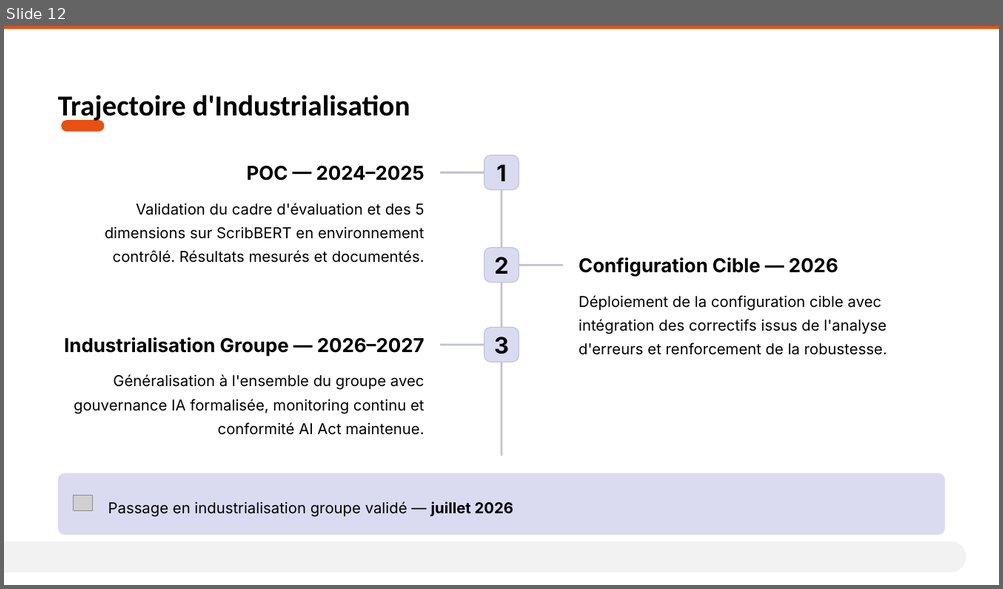
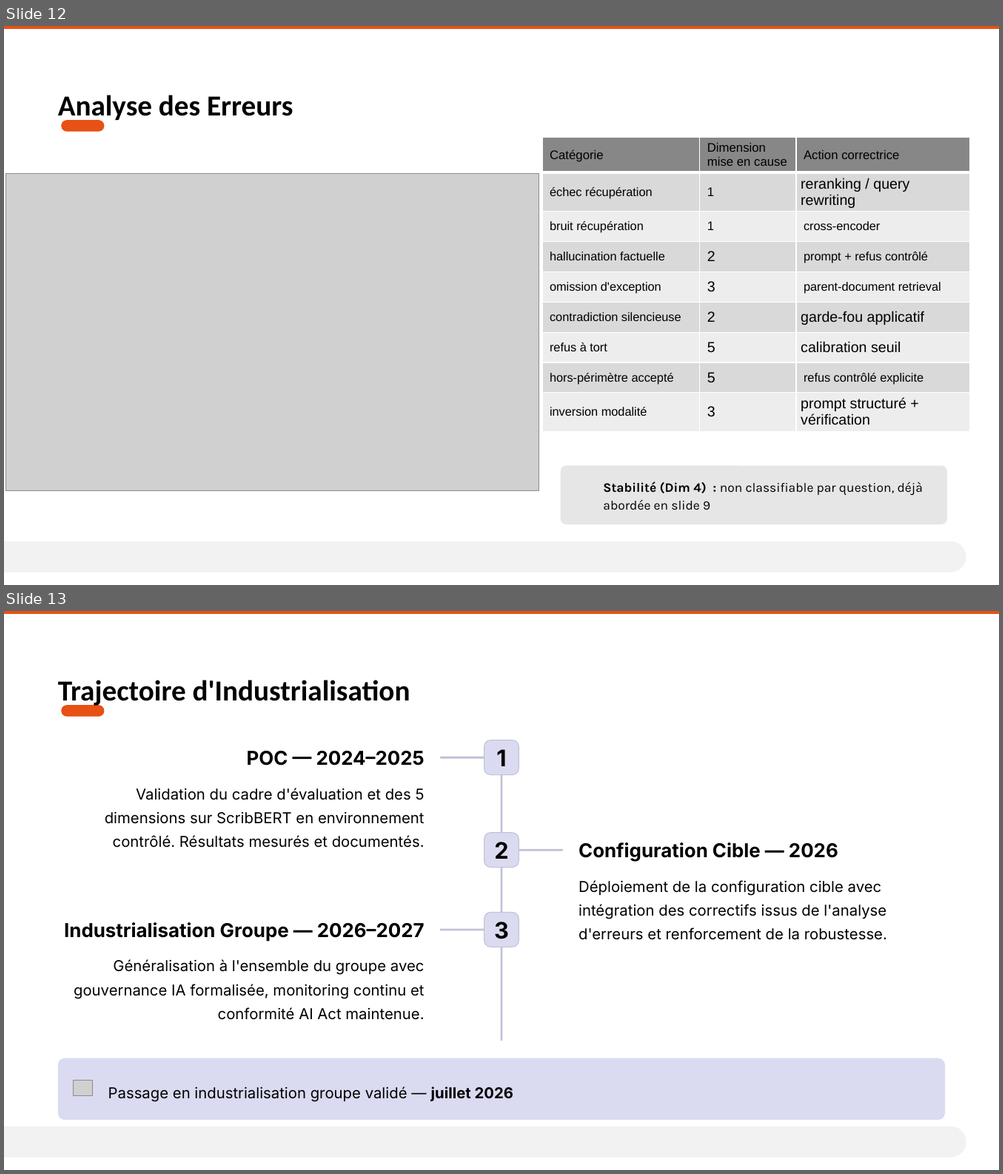
Before and after one commit to AurelienLELEU/memoire, a slide deck: Évaluer la cohérence et la fiabilité d'un système RAG en contexte industriel critique.pptx. Shown one above the other, each under a label of ours: slide 12 before the commit, slides 12 and 13 after it. The pictures are 1003x589 and 1003x1174 pixels, drawn with LibreOffice and Linux fonts; fonts in the diff are those of the drawing; grey boxes stand for pictures; background and template pictures are left out. Boxes give left, top, right and bottom in pixels: in the first picture for what was removed or moved away, otherwise in the second. Text is boxed around its words. In the diff, an @@ line names an element or a change of style, - is before the commit and + after.

```diff
--- a/Évaluer la cohérence et la fiabilité d'un système RAG en contexte industriel critique.pptx
+++ b/Évaluer la cohérence et la fiabilité d'un système RAG en contexte industriel critique.pptx
@@ slide 12 added at (4, 26, 999, 585), background #FFFFFF; not listed: 3 template elements that a slide beside it also shows @@
@@ text added at (58, 95, 293, 123), 28 pt, text #000000, bold @@
+Analyse des Erreurs
@@ table added at (542, 137, 970, 429), 9 rows, 3 columns @@
+Catégorie | Dimension mise en cause | Action correctrice
+échec récupération | 1 | reranking / query rewriting
+bruit récupération | 1 | cross-encoder
+hallucination factuelle | 2 | prompt + refus contrôlé
+omission d'exception | 3 | parent-document retrieval
+contradiction silencieuse | 2 | garde-fou applicatif
+refus à tort | 5 | calibration seuil
+hors-périmètre accepté | 5 | refus contrôlé explicite
+inversion modalité | 3 | prompt structuré + vérification
@@ picture added at (5, 174, 539, 491) @@
@@ rounded rectangle added at (560, 466, 947, 526), fill #E6E6E6 @@
@@ text added at (603, 482, 922, 511), 12.5 pt, text #000000 @@
+Stabilité (Dim 4) : non classifiable par question, déjà abordée en slide 9
@@ what was slide 12 is now slide 13 @@
```
Also in this commit, not shown: 7 slides changed, 1 other slide added, 1 slide removed, 1 other file.
